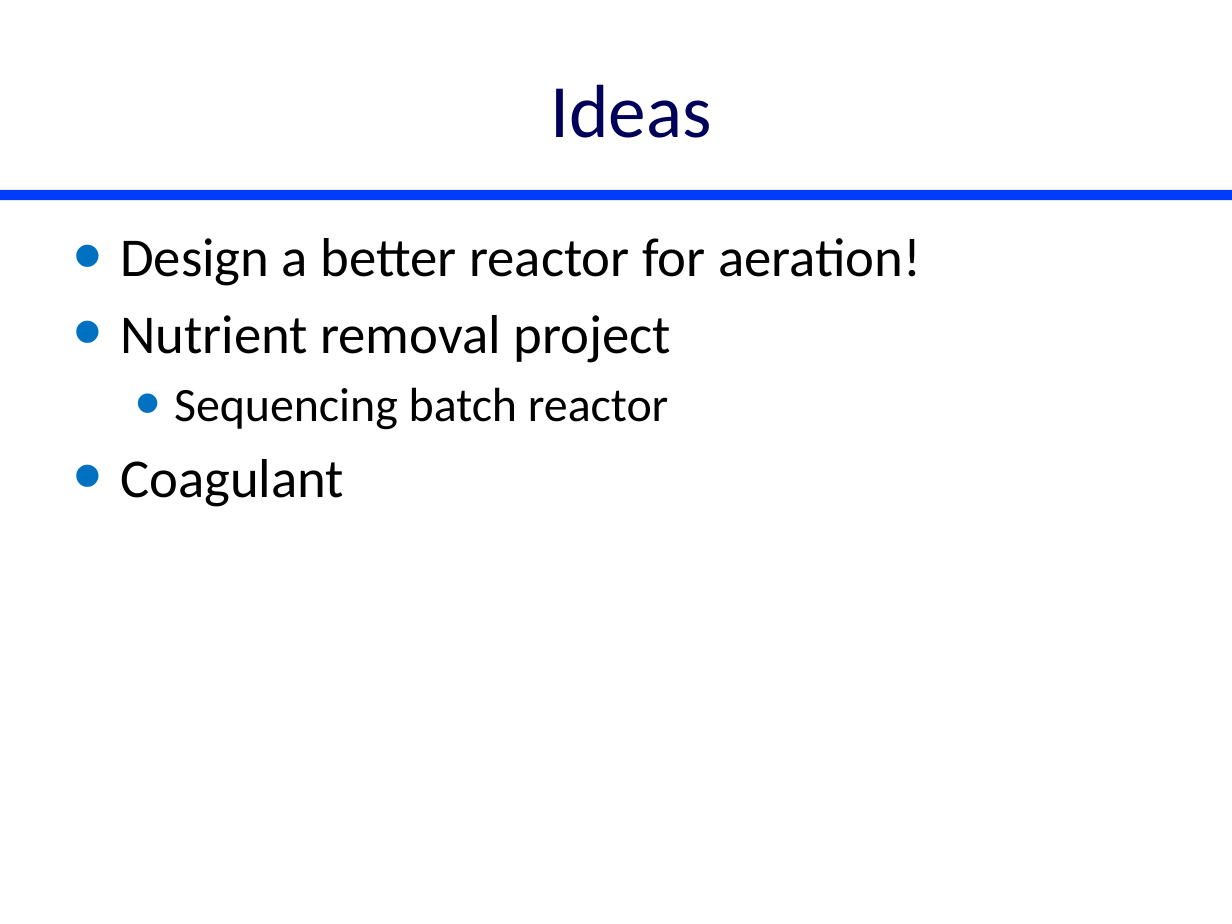
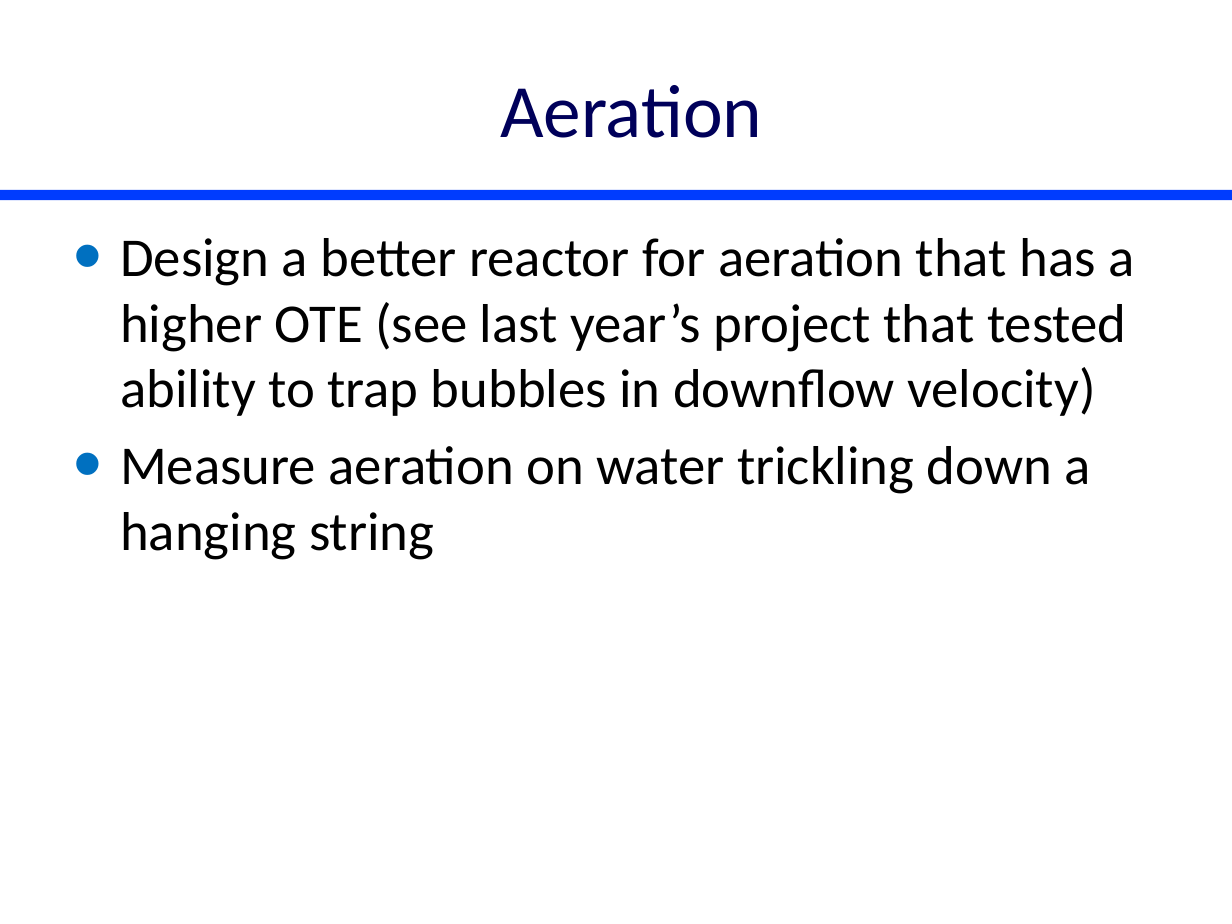
Before and after one commit to monroews/CEE4530, a slide deck: slide 5 of website/pptx/Project_Ideas.pptx. Drawn at 1232x924 pixels with LibreOffice and Linux fonts; fonts in the diff are those of the drawing. Boxes give left, top, right and bottom in pixels: in the first picture for what was removed or moved away, otherwise in the second. Text is boxed around its words. In the diff, an @@ line names an element or a change of style, - is before the commit and + after.

Commit message:
new project pptx

```diff
--- a/website/pptx/Project_Ideas.pptx
+++ b/website/pptx/Project_Ideas.pptx
@@ title at bbox=[500, 85, 762, 138]: text changed @@
-Ideas
+Aeration
@@ text at bbox=[120, 238, 1134, 560]: text changed @@
-• Design a better reactor for aeration!
-• Nutrient removal project
-  • Sequencing batch reactor
-• Coagulant
+• Design a better reactor for aeration that has a higher OTE (see last year’s project that tested ability to trap bubbles in downflow velocity)
+• Measure aeration on water trickling down a hanging string
```
Also in this commit, not shown: 6 other slides changed, 4 slides added.
